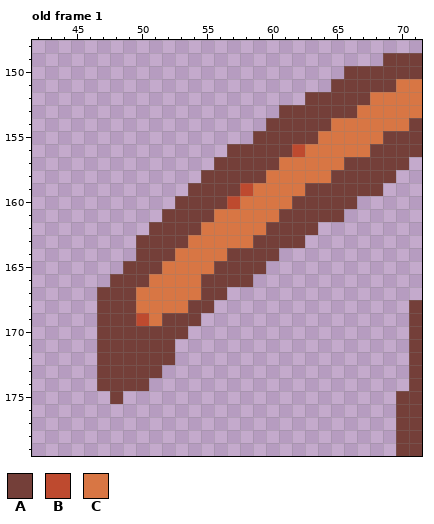
Pixel-art file, stored at assets/textures/moorhuhn/chicken_wing.ase. Above: the version before the commit.
512x512 pixels, 1 frame. Colours within 5 levels of each other are drawn and written as one. Shown: old frame 1: x 42..71, y 148..179. The commit also changed other frames or places, which this record leaves out.
Visible layers, top first: "wing", "base".
Palette (. is transparent): A #743f39  B #be4a2f  C #d87644
Pixels before, old frame 1, first column x 47:
149 ......................AAA
150 ...................AAAAAA
151 ..................AAAAACC
152 ................AAAAACCCC
153 ..............AAAAAACCCCC
154 .............AAAAACCCCCCA
155 ............AAAAACCCCCAAA
156 ..........AAAAABCCCCCAAAA
157 .........AAAAACCCCCAAAAA.
158 ........AAAAACCCCCAAAAA..
159 .......AAAABCCCCAAAAAA...
160 ......AAAABCCCCAAAAA.....
161 .....AAAACCCCCAAAAA......
162 ....AAAACCCCCAAAA........
163 ...AAAACCCCCAAAA.........
164 ...AAACCCCAAAA...........
165 ..AAACCCCAAAA............
166 .AAACCCCAAAA.............
167 AAACCCCCAA...............
168 AAACCCCAA...............A
169 AAABCAAA................A
170 AAAAAAA.................A
171 AAAAAA..................A
172 AAAAAA..................A
173 AAAAA...................A
174 AAAA....................A
175 .A.....................AA
176 .......................AA
177 .......................AA
178 .......................AA
179 .......................AA
After:
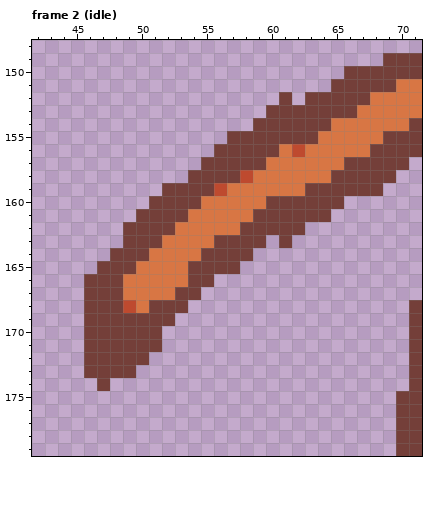
A new or re-ordered frame is compared with the old frame closest to it.
Edits made:
frames 1 -> 4
Frame 2 (idle) is new; against old frame 1, layer "base":
There is now colour A in row 152 at x 61; in row 153 at x 60; in row 154 at x 59; in row 155 at x 57 to 58; in row 156 at x 56; in row 157 at x 55.
There is now colour A in row 158 at x 54; in row 159 at x 52 to 53; in row 160 at x 51 to 52; in row 161 at x 50 to 51; in row 162 at x 49 to 50; in row 163 at x 49.
There is now colour A in row 164 at x 48 to 49; in row 165 at x 47 to 48; in row 166 at x 46 to 47; in rows 167 to 173 at x 46.
The edit turns colour B into colour A in row 169 at x 50.
The edit turns colour C into colour A in row 160 at x 60 to 61; in row 161 at x 59 to 60; in row 162 at x 58 to 59; in row 163 at x 56 to 58; in row 164 at x 55 to 56; in row 165 at x 54 to 55.
The edit turns colour C into colour A in row 166 at x 54; in row 167 at x 53 to 54; in row 168 at x 51 to 53; in row 169 at x 51.
The edit turns colour A into colour B in row 158 at x 58; in row 159 at x 56; in row 168 at x 49.
The edit turns colour A into colour C in row 156 at x 61; in row 157 at x 60; in row 158 at x 59; in row 159 at x 57; in row 160 at x 55 to 56; in row 161 at x 54 to 55.
The edit turns colour A into colour C in row 162 at x 53 to 54; in row 163 at x 52 to 53; in row 164 at x 51 to 52; in row 165 at x 50 to 51; in row 166 at x 49 to 50; in row 167 at x 49.
The edit turns colour B into colour C in row 159 at x 58; in row 160 at x 57.
Colour A is gone in row 160 at x 66; in row 161 at x 65; in row 162 at x 63; in row 163 at x 60 and 62; in row 164 at x 59 to 60; in row 165 at x 58 to 59.
Colour A is gone in row 166 at x 56 to 58; in row 167 at x 55 to 56; in row 168 at x 54 to 55; in row 169 at x 53 to 54; in row 170 at x 52 to 53; in row 171 at x 52.
Colour A is gone in row 172 at x 51 to 52; in row 173 at x 50 to 51; in row 174 at x 48 to 50; in row 175 at x 48.
Where, in picture pixels (left, top, right, bottom), the same in both pictures:
changed: (84, 92, 357, 404)
